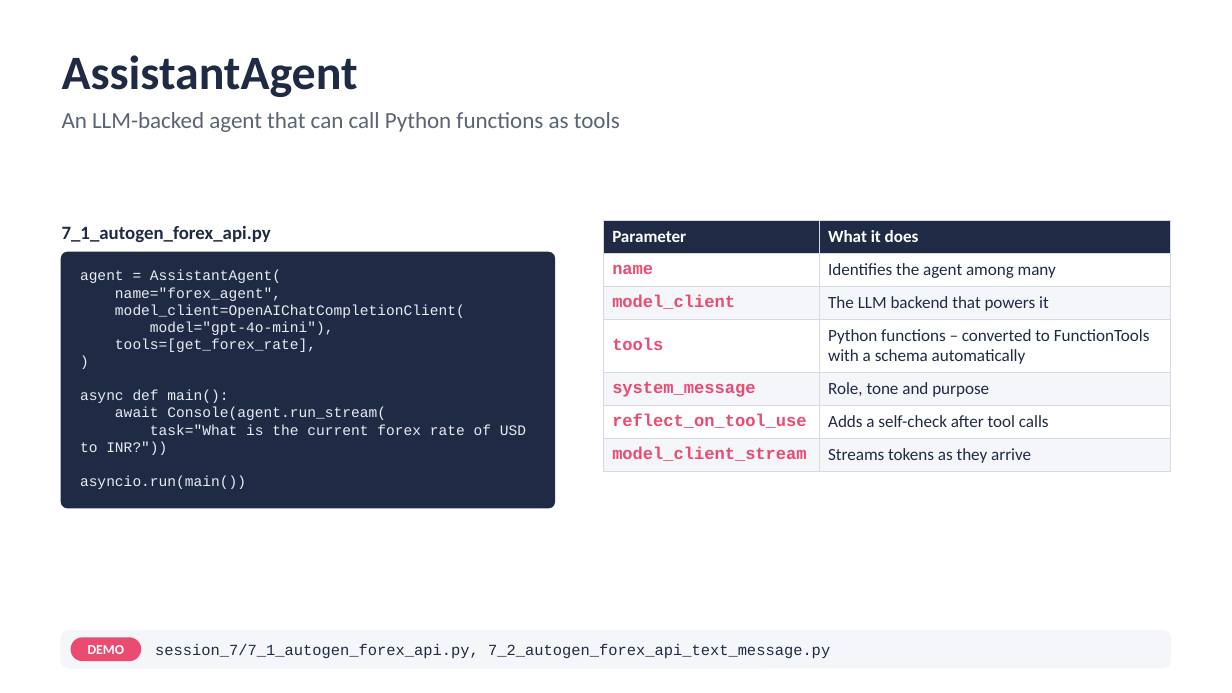
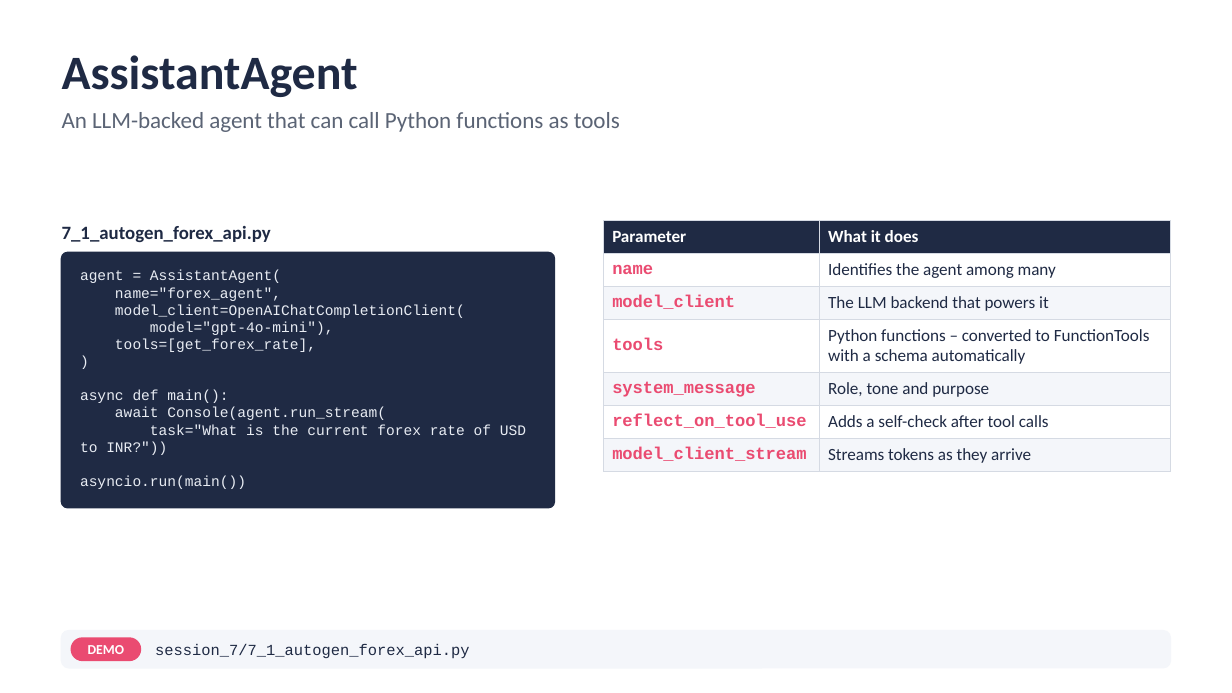
Before and after one commit to atulkahatecdac/agenticai, a slide deck: slide 102 of 16_PGP-Agentic/PGP_Agentic_AI.pptx. Drawn at 1232x693 pixels with LibreOffice and Linux fonts; fonts in the diff are those of the drawing. Boxes give left, top, right and bottom in pixels: in the first picture for what was removed or moved away, otherwise in the second. Text is boxed around its words. In the diff, an @@ line names an element or a change of style, - is before the commit and + after.

```diff
--- a/16_PGP-Agentic/PGP_Agentic_AI.pptx
+++ b/16_PGP-Agentic/PGP_Agentic_AI.pptx
@@ text at <box>155,644,469,659</box>: text changed @@
-session_7/7_1_autogen_forex_api.py, 7_2_autogen_forex_api_text_message.py
+session_7/7_1_autogen_forex_api.py
```
Also in this commit, not shown: 9 other slides changed, 16 other files.
